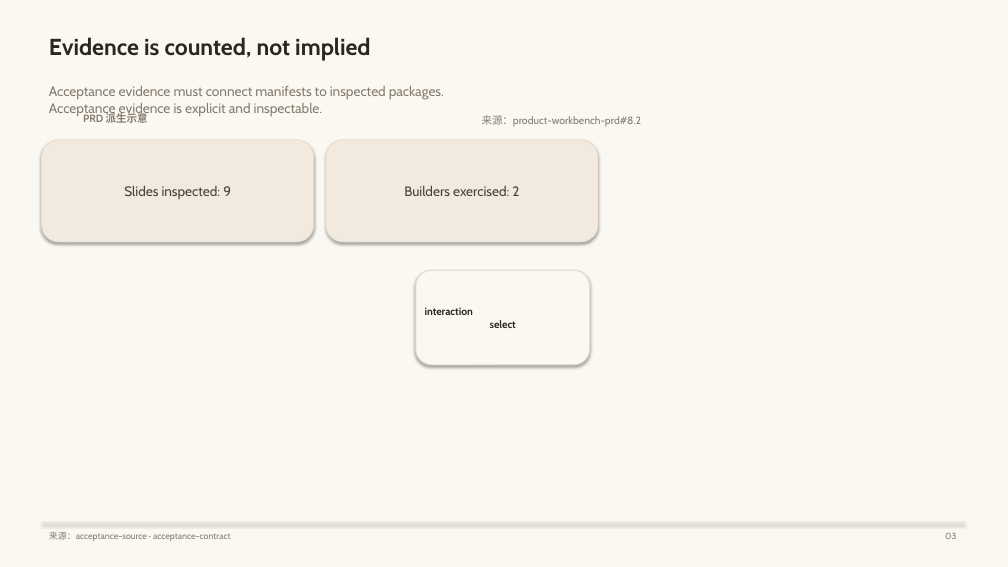
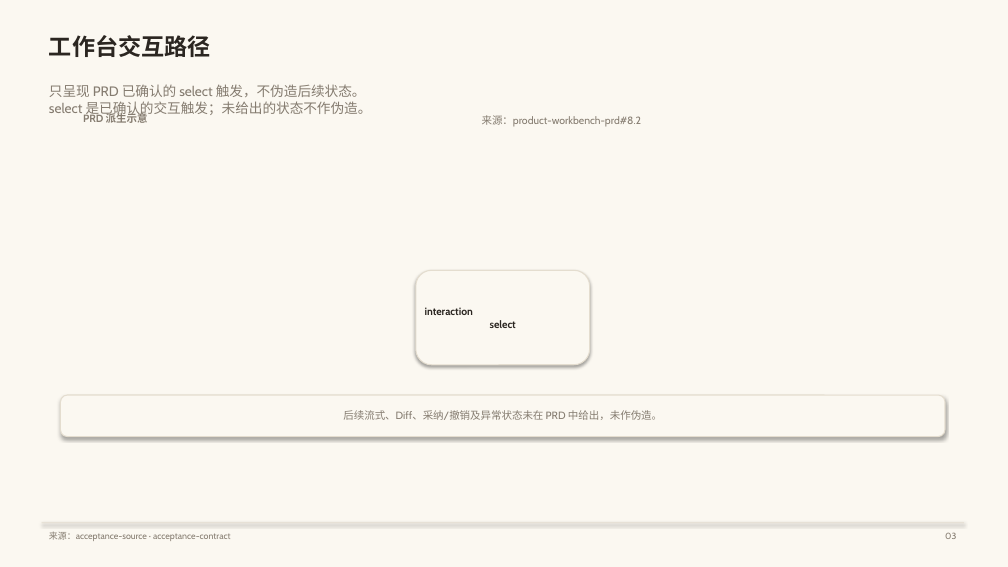
Before and after one commit to SkillMelody/MeowClawLab, a slide deck: slide 3 of P0-product-workbench-real-deck-delivery/deck.pptx. Drawn at 1008x567 pixels with LibreOffice and Linux fonts; fonts in the diff are those of the drawing. Boxes give left, top, right and bottom in pixels: in the first picture for what was removed or moved away, otherwise in the second. Text is boxed around its words. In the diff, an @@ line names an element or a change of style, - is before the commit and + after.

Commit message:
fix(pptsmith): repair product PRD visual evidence

```diff
--- a/P0-product-workbench-real-deck-delivery/deck.pptx
+++ b/P0-product-workbench-real-deck-delivery/deck.pptx
@@ text at bbox=[49, 35, 210, 57]: text changed @@
-Evidence is counted, not implied
+工作台交互路径
@@ text at bbox=[49, 84, 372, 117]: text changed @@
-Acceptance evidence must connect manifests to inspected packages.
-Acceptance evidence is explicit and inspectable.
+只呈现 PRD 已确认的 select 触发，不伪造后续状态。
+select 是已确认的交互触发；未给出的状态不作伪造。
@@ rounded rectangle removed at bbox=[42, 140, 314, 242] @@
-Slides inspected: 9
@@ rounded rectangle removed at bbox=[326, 140, 598, 242] @@
-Builders exercised: 2
@@ rounded rectangle added at bbox=[60, 395, 945, 436], fill #FBF8F1, outline #E4DDCF 1 pt, 10 pt, text #857C70 @@
+后续流式、Diff、采纳/撤销及异常状态未在 PRD 中给出，未作伪造。
```
Also in this commit, not shown: 1 slide added, 1 slide removed, 10 other files.
